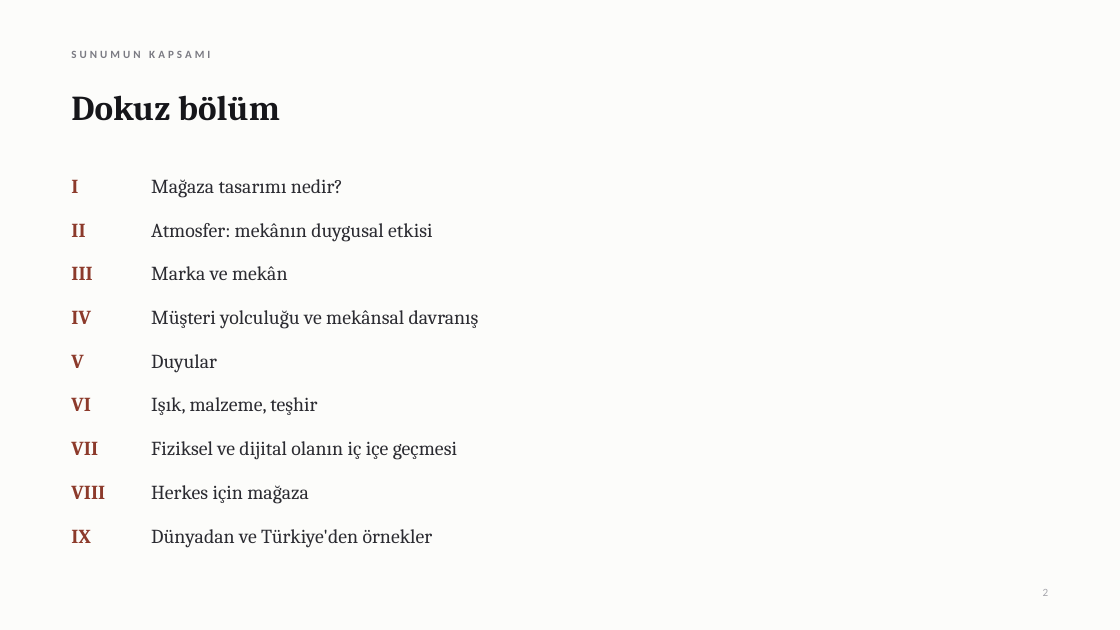
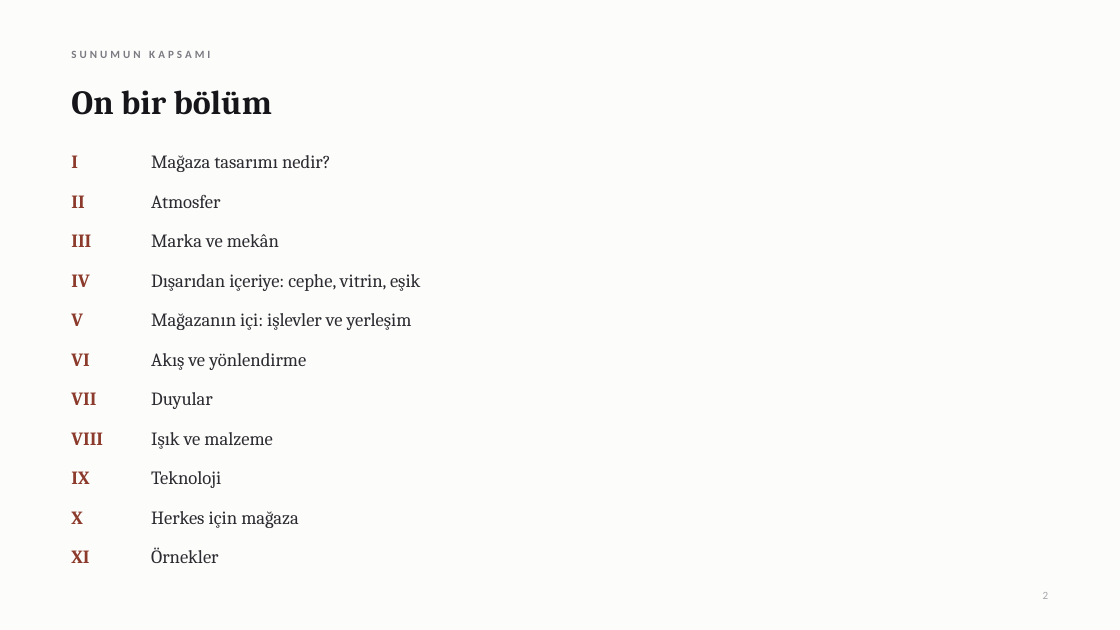
Before and after one commit to bunal91/sanat-ve-mekan, a slide deck: slide 2 of magaza-tasarimi-dersi/Magaza-Tasarimi-Teorik-Sunum.pptx. Drawn at 1120x630 pixels with LibreOffice and Linux fonts; fonts in the diff are those of the drawing. Boxes give left, top, right and bottom in pixels: in the first picture for what was removed or moved away, otherwise in the second. Text is boxed around its words. In the diff, an @@ line names an element or a change of style, - is before the commit and + after.

```diff
--- a/magaza-tasarimi-dersi/Magaza-Tasarimi-Teorik-Sunum.pptx
+++ b/magaza-tasarimi-dersi/Magaza-Tasarimi-Teorik-Sunum.pptx
@@ text at box(71, 90, 272, 115): text changed; size 30 to 29 pt @@
-Dokuz bölüm
+On bir bölüm
@@ text "I": place and size @@
-text "I" at box(71, 179, 78, 193)
+text "I" at box(71, 155, 78, 168)
@@ text "Mağaza tasarımı nedir?": place and size @@
-text "Mağaza tasarımı nedir?" at box(151, 179, 343, 198)
+text "Mağaza tasarımı nedir?" at box(151, 155, 331, 172)
@@ text at box(151, 195, 220, 208): text changed; size 17 to 16 pt @@
-Atmosfer: mekânın duygusal etkisi
+Atmosfer
@@ 3 texts: place and size @@
-3 texts at box(71, 223, 288, 280)
+3 texts at box(71, 195, 279, 247)
@@ text "IV": place and size @@
-text "IV" at box(71, 310, 91, 324)
+text "IV" at box(71, 274, 89, 287)
@@ text at box(151, 274, 420, 291): text changed; size 17 to 16 pt @@
-Müşteri yolculuğu ve mekânsal davranış
+Dışarıdan içeriye: cephe, vitrin, eşik
@@ text "V": place and size @@
-text "V" at box(71, 354, 84, 368)
+text "V" at box(71, 313, 83, 326)
@@ text added at box(151, 313, 412, 330), 16 pt, text #2B2B31 @@
+Mağazanın içi: işlevler ve yerleşim
@@ text "VI": place and size @@
-text "VI" at box(71, 397, 91, 411)
+text "VI" at box(71, 353, 89, 366)
@@ text added at box(151, 353, 306, 370), 16 pt, text #2B2B31 @@
+Akış ve yönlendirme
@@ text "VII": place and size @@
-text "VII" at box(71, 441, 98, 455)
+text "VII" at box(71, 392, 96, 405)
@@ size 17 to 16 pt in 13 elements at box(151, 155, 331, 172), box(71, 155, 78, 168), box(71, 195, 84, 208), box(151, 234, 279, 247), box(71, 234, 91, 247), box(71, 274, 89, 287), box(71, 313, 83, 326), box(71, 353, 89, 366), box(71, 392, 96, 405), box(71, 432, 103, 445), box(71, 471, 89, 484), box(151, 511, 299, 528), box(151, 392, 213, 409) @@
@@ text "Duyular": place and size @@
-text "Duyular" at box(151, 354, 217, 373)
+text "Duyular" at box(151, 392, 213, 409)
@@ text "VIII": place and size @@
-text "VIII" at box(71, 485, 105, 499)
+text "VIII" at box(71, 432, 103, 445)
@@ text at box(151, 432, 272, 449): text changed; size 17 to 16 pt @@
-Işık, malzeme, teşhir
+Işık ve malzeme
@@ text removed at box(151, 441, 457, 460) @@
-Fiziksel ve dijital olanın iç içe geçmesi
@@ text "IX": place and size @@
-text "IX" at box(71, 529, 90, 543)
+text "IX" at box(71, 471, 89, 484)
@@ text at box(151, 471, 221, 488): text changed; size 17 to 16 pt @@
-Dünyadan ve Türkiye'den örnekler
+Teknoloji
@@ text "Herkes için mağaza": place and size @@
-text "Herkes için mağaza" at box(151, 485, 309, 504)
+text "Herkes için mağaza" at box(151, 511, 299, 528)
@@ text added at box(71, 511, 82, 524), 16 pt, text #8C3A2B, bold @@
+X
@@ text added at box(71, 550, 89, 563), 16 pt, text #8C3A2B, bold @@
+XI
@@ text added at box(151, 547, 218, 563), 16 pt, text #2B2B31 @@
+Örnekler
```
Also in this commit, not shown: 18 other slides changed, 29 slides added, 37 slides removed, 1 other file.
